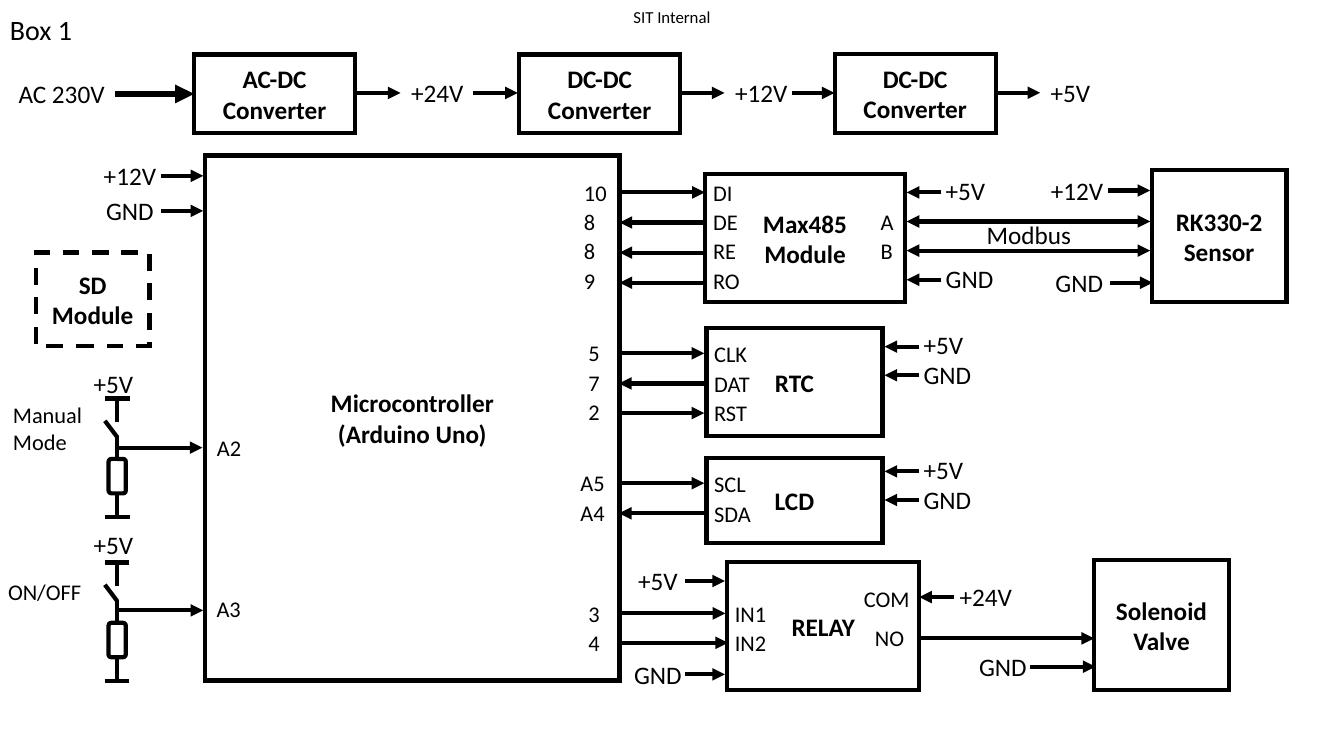
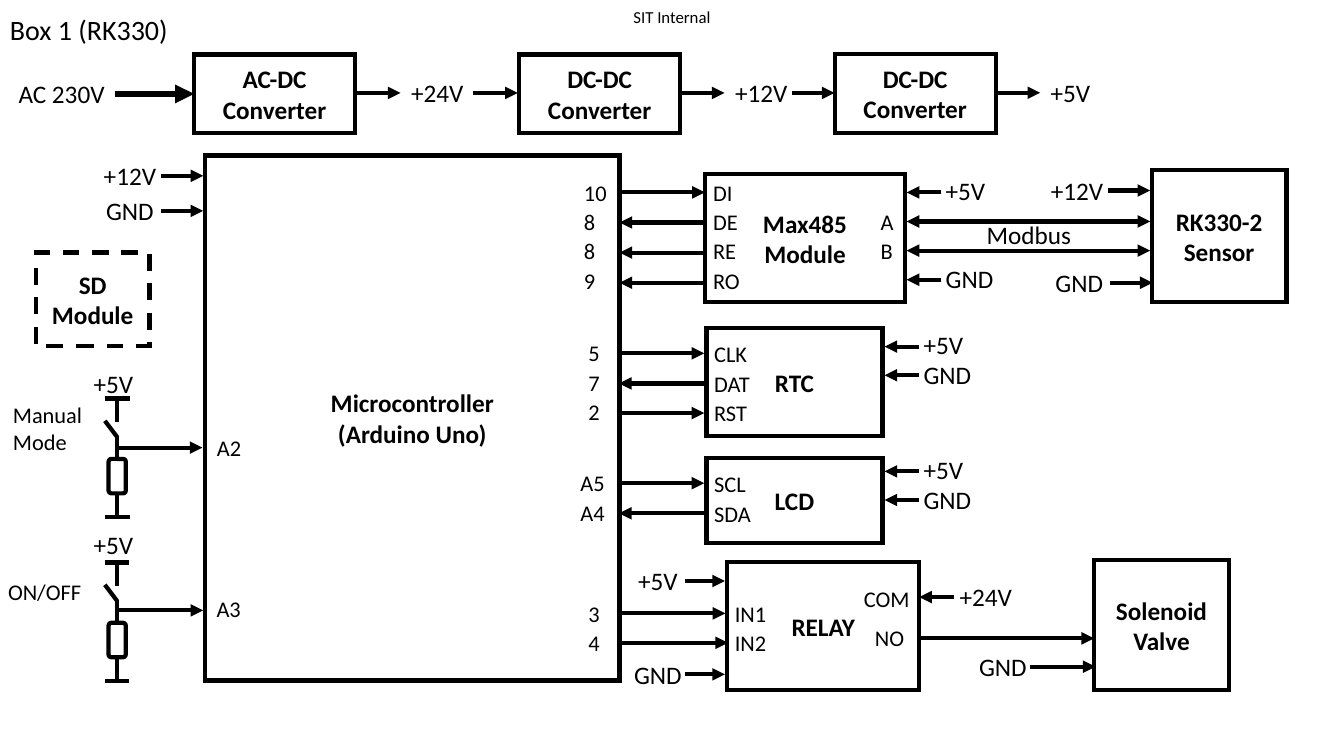
Before and after one commit to kanglc/Hashtag, a slide deck: slide 3 of Docs/thermal_controller_blockdiagram.pptx. Drawn at 1344x756 pixels with LibreOffice and Linux fonts; fonts in the diff are those of the drawing; background and template pictures are left out. Boxes give left, top, right and bottom in pixels: in the first picture for what was removed or moved away, otherwise in the second. Text is boxed around its words. In the diff, an @@ line names an element or a change of style, - is before the commit and + after.

```diff
--- a/Docs/thermal_controller_blockdiagram.pptx
+++ b/Docs/thermal_controller_blockdiagram.pptx
@@ text at <box>10,19,167,44</box>: text changed @@
-Box 1
+Box 1 (RK330)
```
Also in this commit, not shown: 6 other slides changed, 1 slide added, 6 other files.
